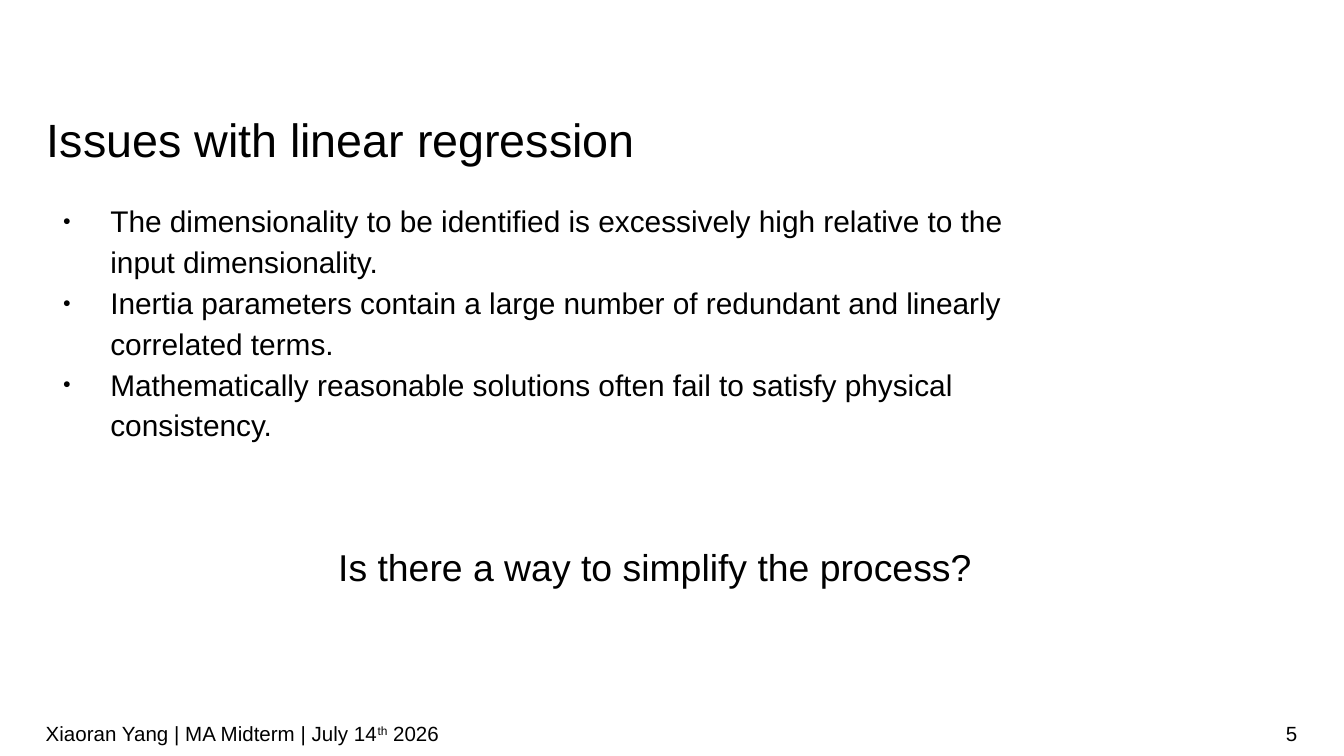
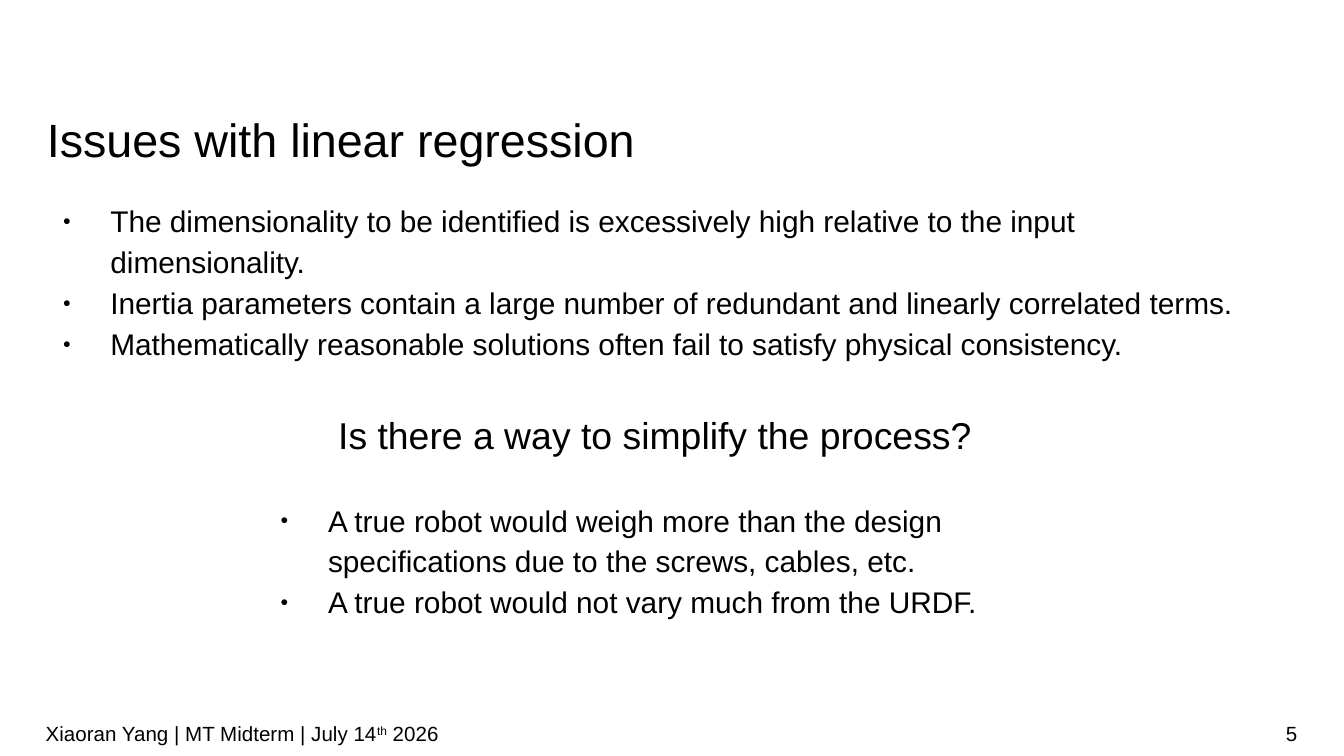
Before and after one commit to IDoccupled/identification, a slide deck: slide 5 of presentation/Midterm.odp. Drawn at 1344x756 pixels with LibreOffice and Linux fonts; fonts in the diff are those of the drawing; background and template pictures are left out. Boxes give left, top, right and bottom in pixels: in the first picture for what was removed or moved away, otherwise in the second. Text is boxed around its words. In the diff, an @@ line names an element or a change of style, - is before the commit and + after.

```diff
--- a/presentation/Midterm.odp
+++ b/presentation/Midterm.odp
@@ text "The dimensionality to be identified ..." rewrapped from (110,210,1002,442) to (110,210,1233,360) @@
@@ text "Is there a way to ...": place and size @@
-text "Is there a way to ..." at (338,554,972,589)
+text "Is there a way to ..." at (338,422,972,456)
@@ text added at (328,510,977,619), 16 pt, text #000000 @@
+● A true robot would weigh more than the design specifications due to the screws, cables, etc.
+● A true robot would not vary much from the URDF.
@@ text at (46,726,439,746): text changed @@
-Xiaoran Yang | MA Midterm | July 14th 2026
+Xiaoran Yang | MT Midterm | July 14th 2026
```
Also in this commit, not shown: 9 other slides changed, 1 slide added, 18 slides removed, 1 other file.
